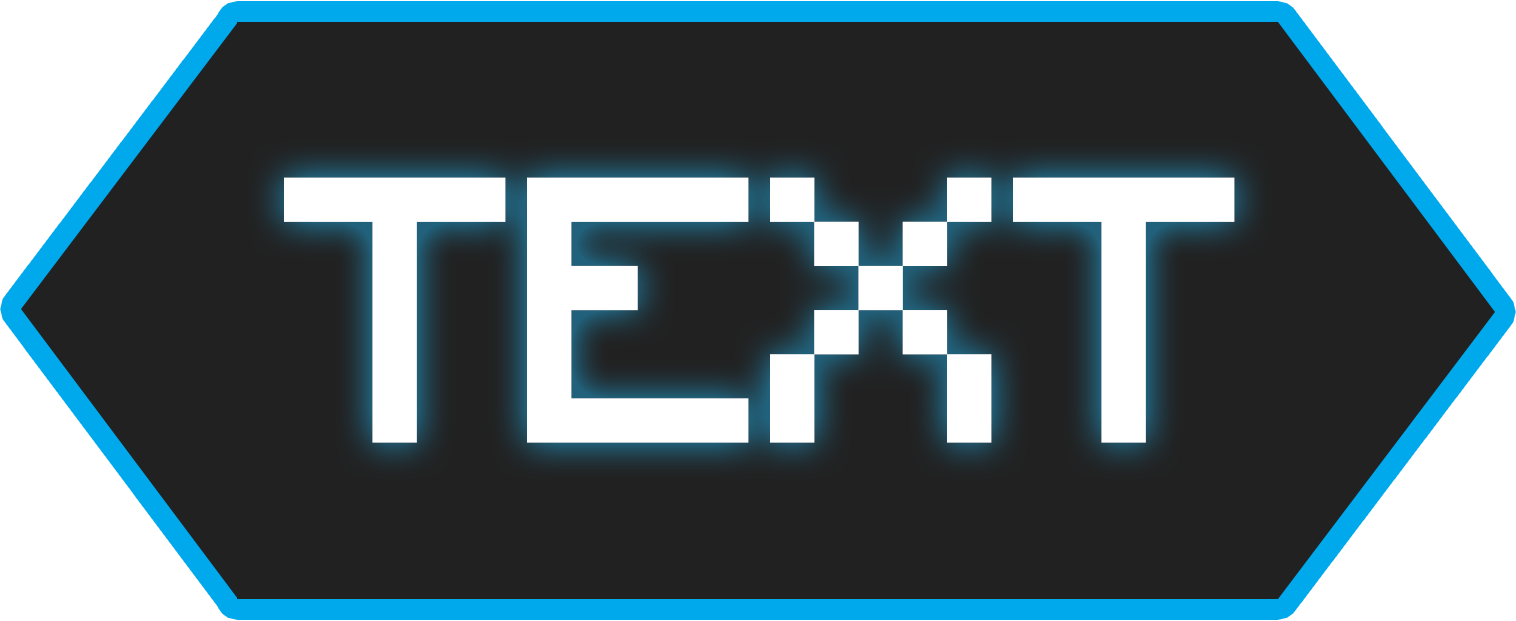
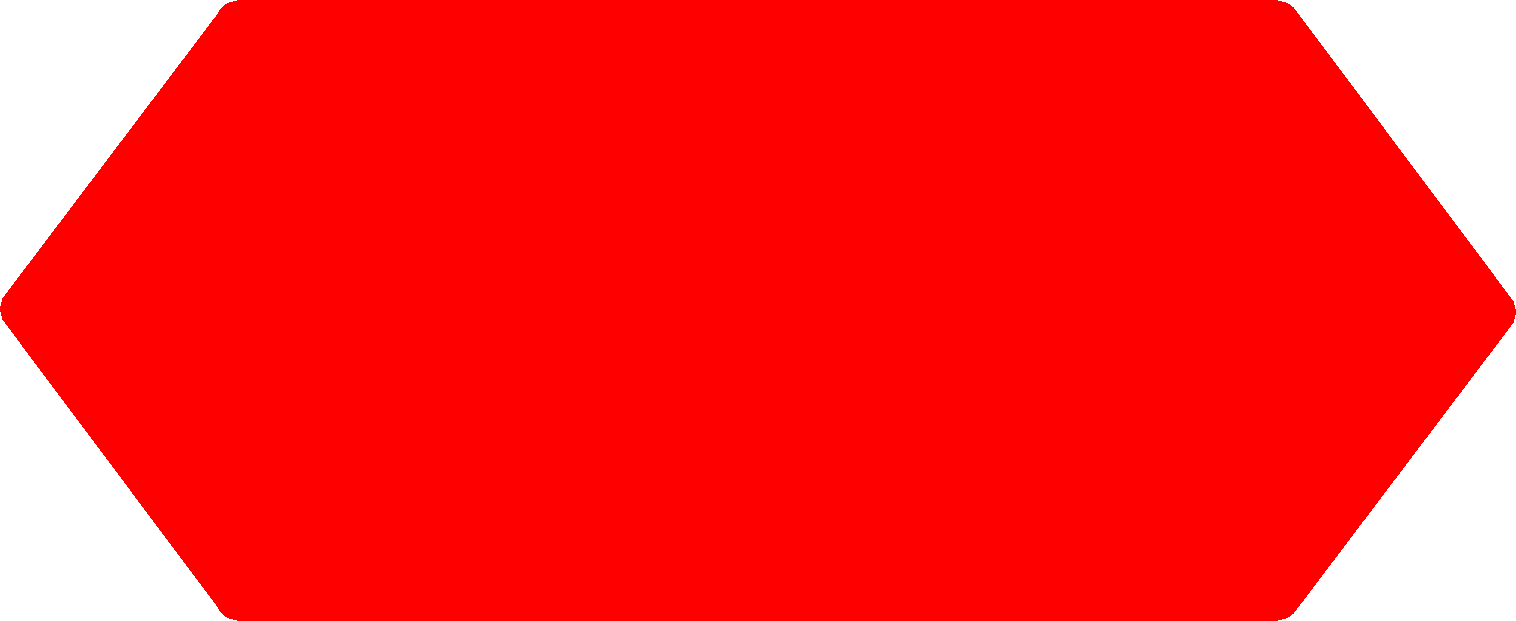
Layers edited between the first and the second w=1516, h=621 image:
renamed "TEXT" to "PLAY", hid it, painted on it over (284, 177, 1235, 443)
painted on "Rectangle 1" over (0, 0, 1516, 621)
